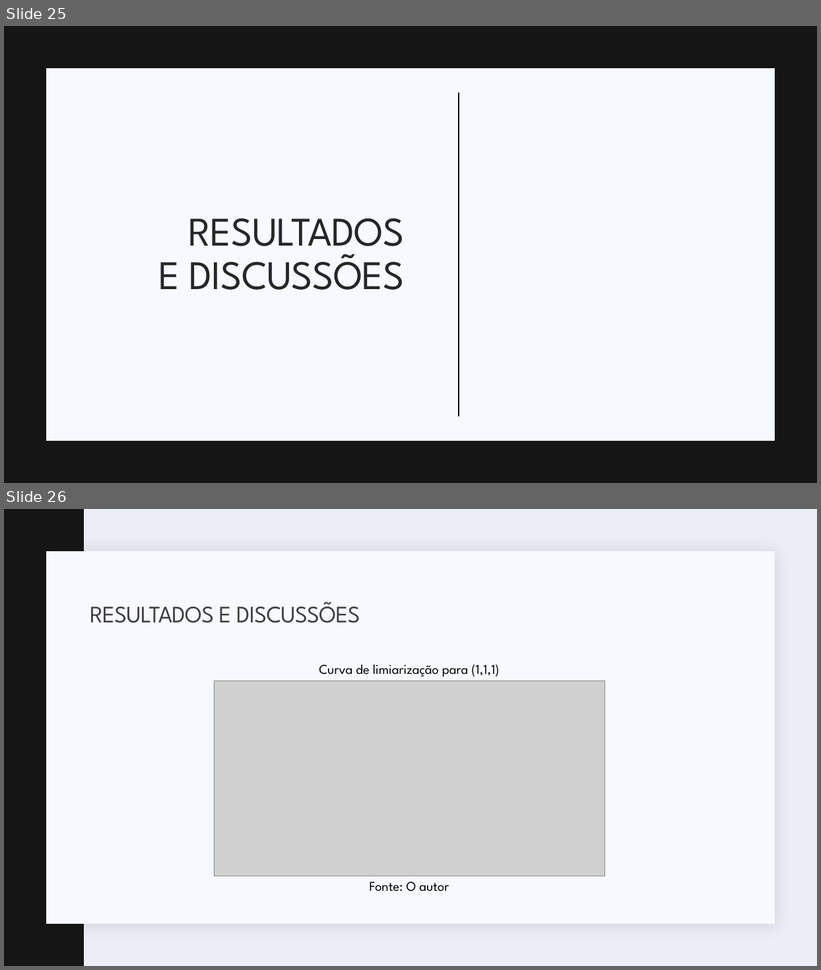
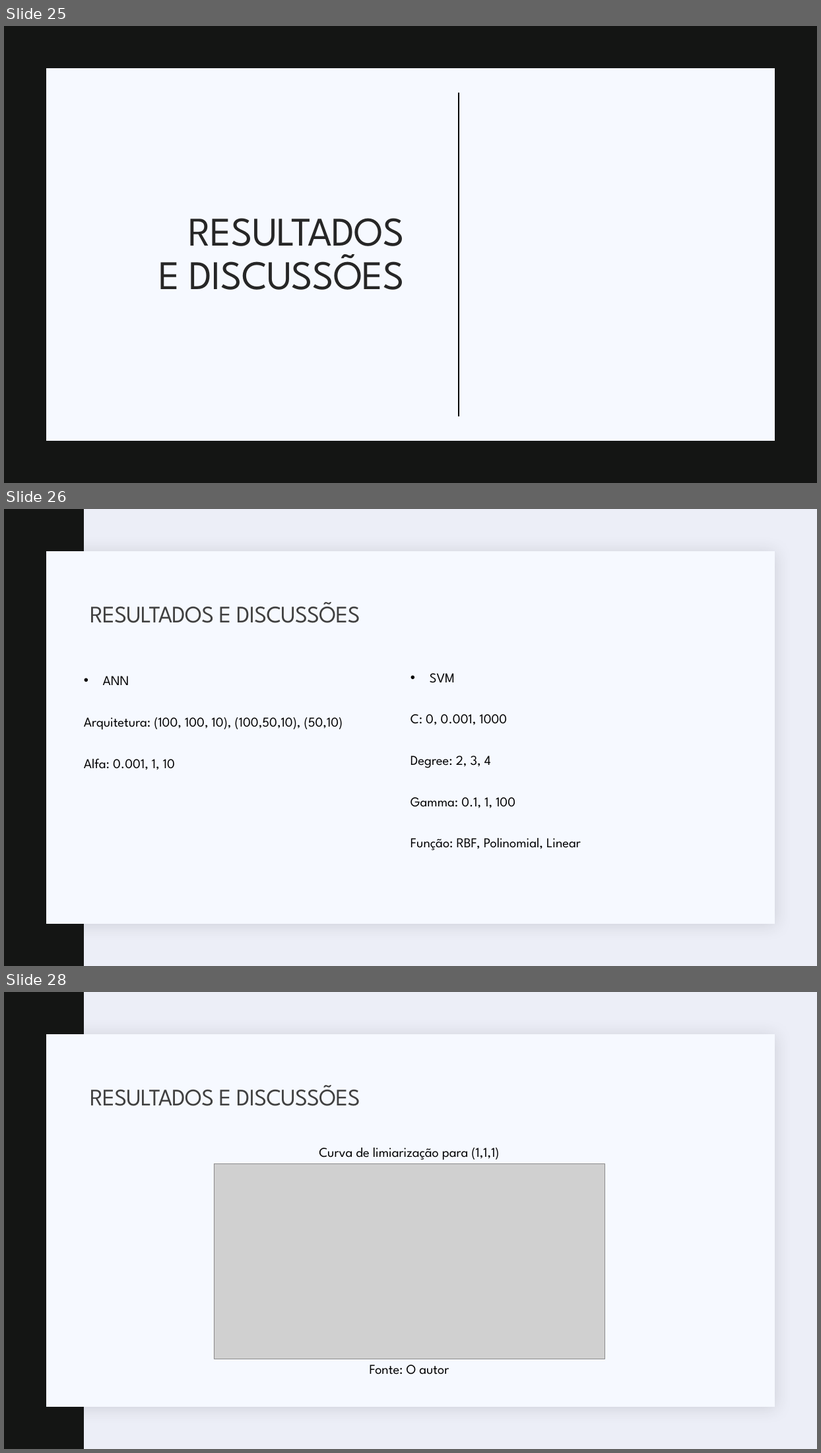
Before and after one commit to JoaoGNT/DDoS_Detection, a slide deck: Apresentação.pptx. Shown one above the other, each under a label of ours: slides 25 and 26 before the commit, slides 25, 26 and 28 after it; the slides between them are not shown. The pictures are 821x970 and 821x1453 pixels, drawn with LibreOffice and Linux fonts; fonts in the diff are those of the drawing; grey boxes stand for pictures. Boxes give left, top, right and bottom in pixels: in the first picture for what was removed or moved away, otherwise in the second. Text is boxed around its words. In the diff, an @@ line names an element or a change of style, - is before the commit and + after.

```diff
--- a/Apresentação.pptx
+++ b/Apresentação.pptx
@@ slide 26 added at (4, 509, 817, 966), background #ECEEF7; not listed: 2 template elements that a slide beside it also shows @@
@@ title added at (90, 602, 360, 623), 28 pt, text #404040 @@
+RESULTADOS E DISCUSSÕES
@@ text added at (84, 676, 343, 770), 16 pt, text #000000 @@
+• ANN
+Arquitetura: (100, 100, 10), (100,50,10), (50,10)
+Alfa: 0.001, 1, 10
@@ text added at (411, 673, 581, 851), 16 pt, text #000000 @@
+• SVM
+C: 0, 0.001, 1000
+Degree: 2, 3, 4
+Gamma: 0.1, 1, 100
+Função: RBF, Polinomial, Linear
@@ what was slide 26 is now slide 28 @@
```
Also in this commit, not shown: 1 slide changed, 1 other slide added, 3 other files.
